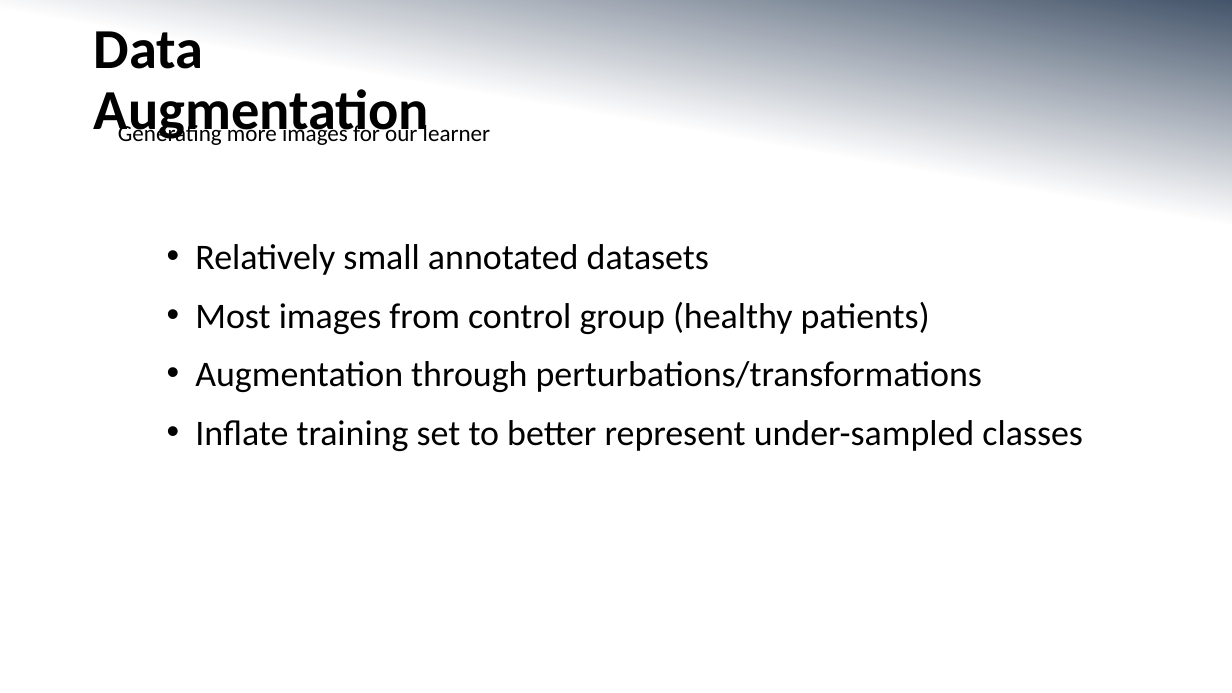
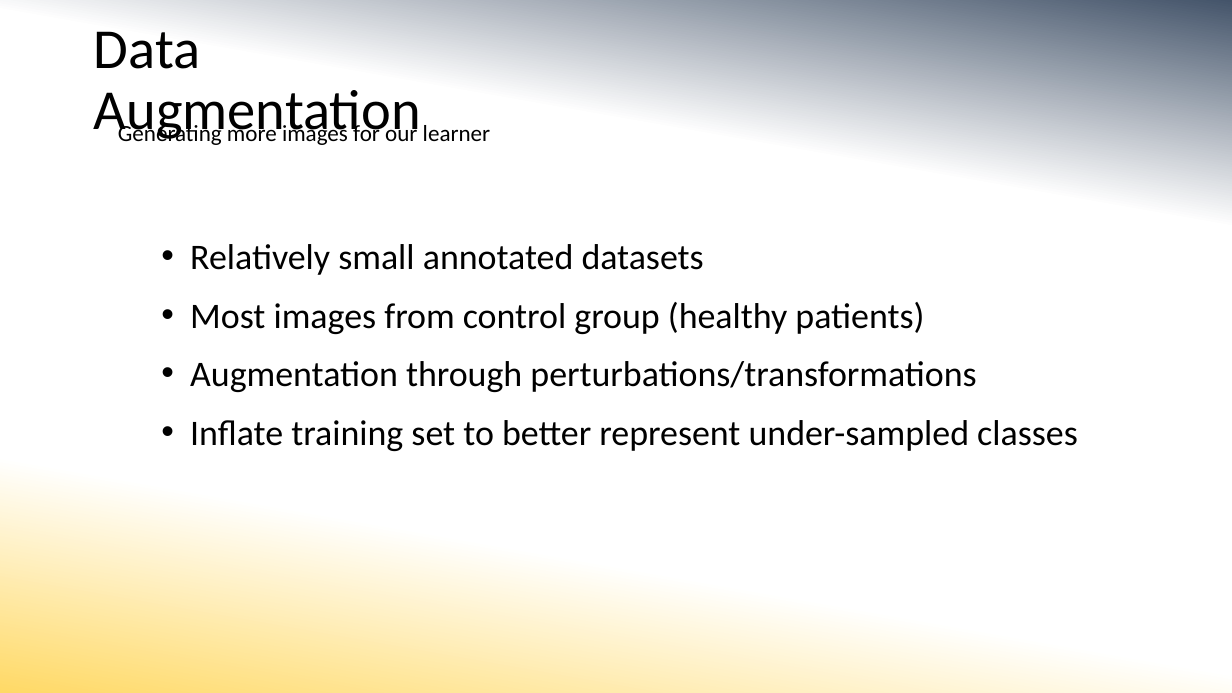
Before and after one commit to MorganMWJ/sem1020-paper-presentations, a slide deck: slide 6 of dr_slides.pptx. Drawn at 1232x693 pixels with LibreOffice and Linux fonts; fonts in the diff are those of the drawing. Boxes give left, top, right and bottom in pixels: in the first picture for what was removed or moved away, otherwise in the second. Text is boxed around its words. In the diff, an @@ line names an element or a change of style, - is before the commit and + after.

```diff
--- a/dr_slides.pptx
+++ b/dr_slides.pptx
@@ background gradient #44546A to #FFFFFF to gradient #44546A to #FFFFFF to #FFD966 @@
@@ title "Data Augmentation" at box(94, 31, 421, 143): bold off @@
@@ text "Relatively small annotated datasets": place and size @@
-text "Relatively small annotated datasets" at box(195, 244, 1083, 451)
+text "Relatively small annotated datasets" at box(190, 244, 1078, 451)
```
Also in this commit, not shown: 12 other slides changed, 2 slides added, 1 slide removed, 1 other file.
